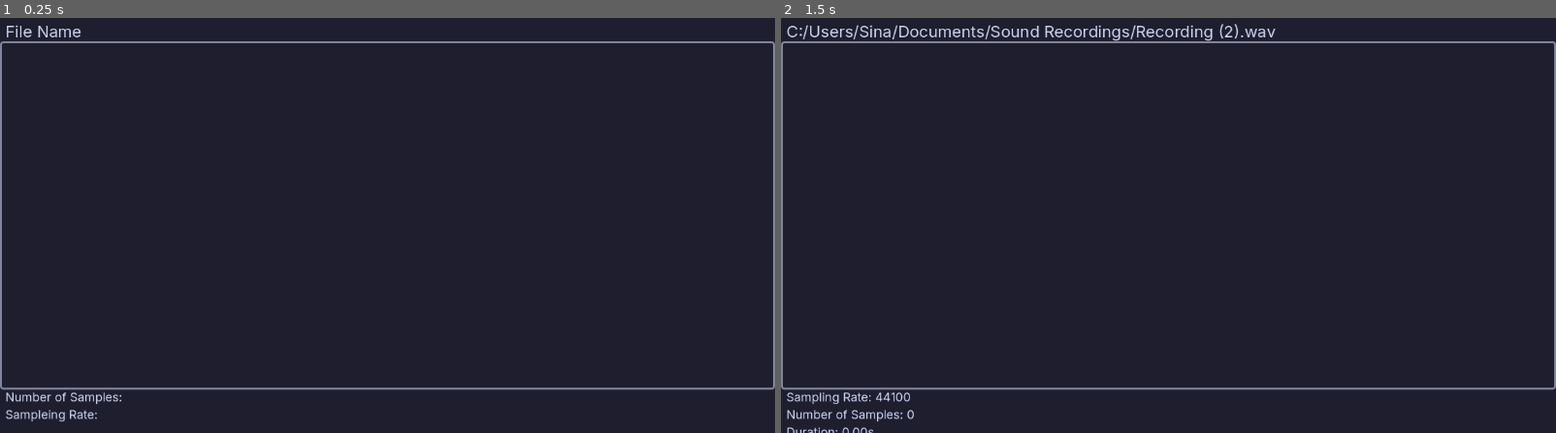
Above: before the commit, frames 1-2 (left to right).
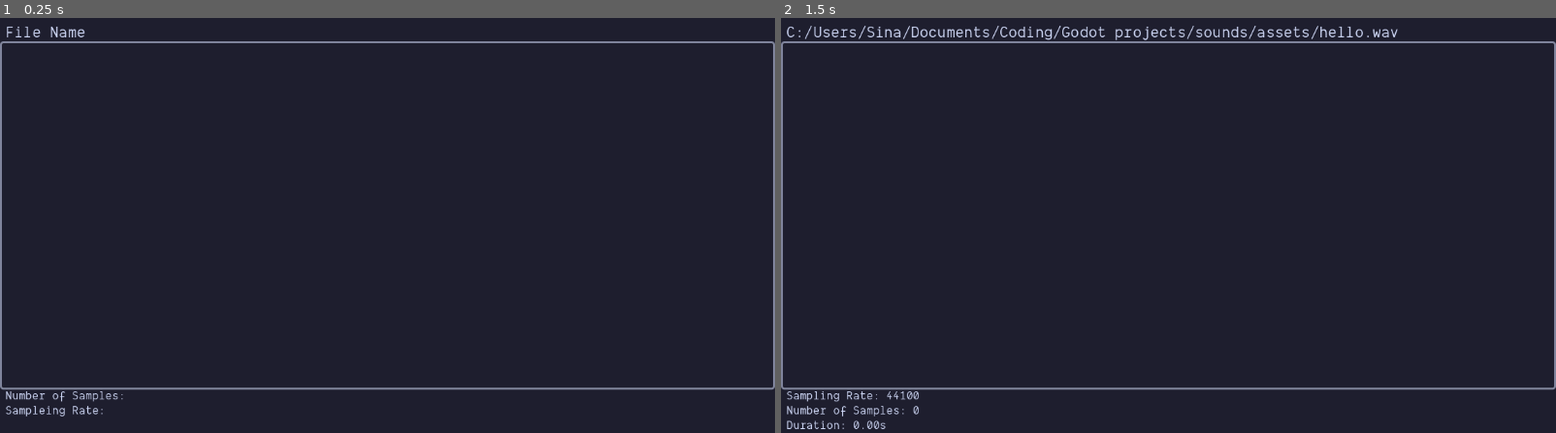
Above: after the commit, the same moments.

Repository: SinaMajdieh/sounds
Game: Godot game, scene res://visualization/audio-panel/audio_panel.tscn
Same seed, same stepped clock (60 frames per second), same inputs: the game is played once before the commit and once after it. Before the commit the project starts from res://audio_panel.tscn.
Inputs (mouse positions are in pixels of both pictures, inside the frame that each line leads up to):
- Up to frame 1 (0.25 s): no input
- Up to frame 2 (1.5 s): tap Enter at 0.5 s; move the mouse to (1339, 192) at 0.52 s; hold Shift 0.53-1.25 s; click (1339, 192) at 0.67 s; tap Space at 1.25 s; drag from (1013, 237) to (1129, 304) at 1.27 s

The runs differ from the first frame. In frame 1, 0.6% of the frame differs, in the area x 0-16%, y 1-98%; in frame 2, 1.9%, in the area x 0-80%, y 1-100%.
Error before the commit: Assertion failed. (res://audio_panel.gd:12)
Error after the commit: Assertion failed. (res://visualization/audio-panel/audio_panel.gd:12)

Commit message:
Add audio visualization and signal synthesis features
- Introduced new audio assets: hello.wav and icon.svg for UI representation.
- Implemented FrequencyData and SignalGen classes for managing frequency data and generating audio signals.
- Created UI components for frequency data tuning and audio waveform visualization.
- Developed WaveFormRenderer for drawing audio waveforms with customizable styles.
- Added audio panel to display waveform and audio information upon user input.
- Integrated signal synthesizer panel to manage multiple frequency data tuners and visualize synthesized signals.
- Enhanced scene structure with new .tscn files for better organization of UI elements.

Diff:
--- a/assets/default.tres
+++ b/assets/default.tres
@@ -1,4 +1,8 @@
 [gd_resource type="Theme" format=3 uid="uid://bboh3wm7pvhpn"]
 
+[ext_resource type="FontFile" uid="uid://kklcm00sk3nk" path="res://assets/fonts/Dank Mono/DankMono-Regular.ttf" id="1_c8gvj"]
+
 [resource]
+default_font = ExtResource("1_c8gvj")
+default_font_size = 20
 Label/colors/font_color = Color(0.8039216, 0.8392157, 0.95686275, 1)
--- /dev/null
+++ b/cos_signal_ui.gd
@@ -0,0 +1,14 @@
+extends Panel
+
+@export var frequency_data_ui: FrequencyDataTuner
+@export var wave_form_draw: WaveFormRenderer
+
+
+func _ready() -> void:
+	frequency_data_ui.frequency_data_changed.connect(_on_frequency_data_changed)
+	_on_frequency_data_changed(frequency_data_ui.frequency_data)
+
+
+func _on_frequency_data_changed(new_data: FrequencyData) -> void:
+	var samples: PackedFloat32Array = SignalGen.generate_signal([new_data], 16384, 0.1)
+	wave_form_draw.draw(samples)
--- a/project.godot
+++ b/project.godot
@@ -13,11 +13,17 @@
 config/name="Sounds"
 run/main_scene="uid://bgrll5wivihuk"
 config/features=PackedStringArray("4.6", "Forward Plus")
-config/icon="res://icon.svg"
+config/icon="res://assets/icon.svg"
 
 [editor_plugins]
 
 enabled=PackedStringArray("res://addons/gut/plugin.cfg")
+
+[file_customization]
+
+folder_colors={
+"res://visualization/": "green"
+}
 
 [gui]
 
@@ -31,4 +37,6 @@
 [rendering]
 
 rendering_device/driver.windows="d3d12"
+anti_aliasing/quality/msaa_2d=3
 environment/defaults/default_clear_color=Color(0.11764706, 0.11764706, 0.18039216, 1)
+anti_aliasing/quality/use_taa=true
--- /dev/null
+++ b/synthesizer/frequency_data.gd
@@ -0,0 +1,15 @@
+class_name FrequencyData extends Resource
+
+@export var frequency: float
+@export var amplitude: float
+@export var phase: float
+
+
+func _init(init_frequency:int, init_amplitude: float, init_phase: float) -> void:
+	frequency = init_frequency
+	amplitude = init_amplitude
+	phase = init_phase
+
+
+func _to_string() -> String:
+	return "Frequency: %f, Amplitude: %f, Phase: %f" % [frequency, amplitude, phase]
--- /dev/null
+++ b/synthesizer/signal_generation.gd
@@ -0,0 +1,18 @@
+class_name SignalGen
+
+static func generate_signal(
+    waves: Array[FrequencyData],
+    sample_rate: int,
+    duration: float
+) -> PackedFloat32Array:
+    var num_samples: int = int(sample_rate * duration)
+    var samples: PackedFloat32Array = PackedFloat32Array()
+    samples.resize(num_samples)
+
+    for i in num_samples:
+        var time: float = i / float(num_samples) * duration
+        for wave: FrequencyData in waves:
+            var angle: float = time * TAU * wave.frequency + wave.phase
+            samples[i] += cos(angle) * wave.amplitude
+
+    return samples
--- a/audio_panel.gd
+++ b/visualization/audio-panel/audio_panel.gd
@@ -1,6 +1,6 @@
 extends Control
 
-@export var wave_form_draw: WaveFormUI
+@export var wave_form_draw: WaveFormRenderer
 @export var audio_name_label: Label
 @export var audio_info_label: Label
 @export_global_file("*.wav") var wav_path: String
@@ -13,6 +13,7 @@
 	audio = WavReader.read(wav_file)
 	wav_file.close()
 
+
 func _display_audio() -> void:
 	wave_form_draw.animate_draw(audio.samples, 1.618)
 	audio_name_label.text = wav_path
@@ -22,6 +23,7 @@
 		audio.samples.size() / float(audio.sample_rate)
 	]
 
+
 func _input(event: InputEvent) -> void:
 	if event is InputEventKey and event.is_pressed():
 		if event.keycode == KEY_ENTER:
--- a/audio_panel.tscn
+++ b/visualization/audio-panel/audio_panel.tscn
@@ -1,8 +1,8 @@
 [gd_scene format=3 uid="uid://bgrll5wivihuk"]
 
-[ext_resource type="Script" uid="uid://02s6tc3wpxtb" path="res://audio_panel.gd" id="1_xb8ug"]
-[ext_resource type="Script" uid="uid://crrhwdgjkexbn" path="res://wav_form_container.gd" id="2_s8bhq"]
-[ext_resource type="Script" uid="uid://igy184lmmm8g" path="res://wave_form_ui.gd" id="3_lsasv"]
+[ext_resource type="Script" uid="uid://02s6tc3wpxtb" path="res://visualization/audio-panel/audio_panel.gd" id="1_xb8ug"]
+[ext_resource type="Script" uid="uid://crrhwdgjkexbn" path="res://visualization/waveform/waveform_view.gd" id="2_s8bhq"]
+[ext_resource type="Script" uid="uid://igy184lmmm8g" path="res://visualization/waveform/waveform_renderer.gd" id="3_lsasv"]
 
 [sub_resource type="StyleBoxFlat" id="StyleBoxFlat_hdcma"]
 bg_color = Color(0.6, 0.6, 0.6, 0)
@@ -26,10 +26,10 @@
 size_flags_horizontal = 3
 size_flags_vertical = 3
 script = ExtResource("1_xb8ug")
-wave_form_draw = NodePath("WaveFormUIPanel/WaveFormUI")
+wave_form_draw = NodePath("WaveFormView/WaveFormRenderer")
 audio_name_label = NodePath("Name")
 audio_info_label = NodePath("Info")
-wav_path = "C:/Users/Sina/Documents/Sound Recordings/Recording (2).wav"
+wav_path = "C:/Users/Sina/Documents/Coding/Godot projects/sounds/assets/hello.wav"
 
 [node name="Name" type="Label" parent="." unique_id=384419220]
 layout_mode = 1
@@ -51,7 +51,7 @@
 text = "Number of Samples:
 Sampleing Rate: "
 
-[node name="WaveFormUIPanel" type="Panel" parent="." unique_id=266088613 node_paths=PackedStringArray("wave_form_draw")]
+[node name="WaveFormView" type="Panel" parent="." unique_id=266088613 node_paths=PackedStringArray("wave_form_draw")]
 layout_mode = 1
 anchors_preset = -1
 anchor_top = 0.1
@@ -59,11 +59,11 @@
 anchor_bottom = 0.9
 theme_override_styles/panel = SubResource("StyleBoxFlat_hdcma")
 script = ExtResource("2_s8bhq")
-wave_form_draw = NodePath("WaveFormUI")
+wave_form_draw = NodePath("WaveFormRenderer")
 
-[node name="WaveFormUI" type="Node2D" parent="WaveFormUIPanel" unique_id=1398639188]
+[node name="WaveFormRenderer" type="Node2D" parent="WaveFormView" unique_id=1398639188]
 position = Vector2(0, -194.40001)
 script = ExtResource("3_lsasv")
-resolution = 400
-scale_height = true
+draw_style = 0
+normalize = true
 metadata/_custom_type_script = "uid://igy184lmmm8g"
--- /dev/null
+++ b/visualization/frequency-data-tuner/frequency_data_tuner.gd
@@ -0,0 +1,35 @@
+class_name FrequencyDataTuner extends PanelContainer
+
+signal frequency_data_changed(new_data: FrequencyData)
+
+@export_subgroup("Frequency Data")
+@export var frequency_spinbox: SpinBox
+@export var amplitude_spinbox: SpinBox
+@export var phase_spinbox: SpinBox
+
+var frequency_data: FrequencyData = FrequencyData.new(150, 10.0, 0)
+
+
+func _ready() -> void:
+	frequency_spinbox.value = frequency_data.frequency
+	amplitude_spinbox.value = frequency_data.amplitude
+	phase_spinbox.value = frequency_data.phase
+
+	frequency_spinbox.value_changed.connect(_on_frequency_changed)
+	amplitude_spinbox.value_changed.connect(_on_amplitude_changed)
+	phase_spinbox.value_changed.connect(_on_phase_changed)
+
+
+func _on_frequency_changed(value: float) -> void:
+	frequency_data.frequency = value
+	frequency_data_changed.emit(frequency_data)
+
+
+func _on_amplitude_changed(value: float) -> void:
+	frequency_data.amplitude = value
+	frequency_data_changed.emit(frequency_data)
+
+
+func _on_phase_changed(value: float) -> void:
+	frequency_data.phase = value
+	frequency_data_changed.emit(frequency_data)
--- /dev/null
+++ b/visualization/frequency-data-tuner/frequency_data_tuner.tscn
@@ -0,0 +1,72 @@
+[gd_scene format=3 uid="uid://drbta0k11828y"]
+
+[ext_resource type="Script" uid="uid://y8o81pjxk3ni" path="res://visualization/frequency-data-tuner/frequency_data_tuner.gd" id="1_dehqr"]
+
+[sub_resource type="StyleBoxFlat" id="StyleBoxFlat_hvgwx"]
+bg_color = Color(0.06666667, 0.06666667, 0.105882354, 1)
+border_width_left = 3
+border_width_top = 3
+border_width_right = 3
+border_width_bottom = 3
+border_color = Color(0.09411765, 0.09411765, 0.14509805, 1)
+
+[sub_resource type="Theme" id="Theme_hvgwx"]
+
+[node name="FrequencyDataTuner" type="PanelContainer" unique_id=646339270 node_paths=PackedStringArray("frequency_spinbox", "amplitude_spinbox", "phase_spinbox")]
+anchors_preset = 15
+anchor_right = 1.0
+anchor_bottom = 1.0
+grow_horizontal = 2
+grow_vertical = 2
+size_flags_horizontal = 3
+size_flags_vertical = 3
+theme_override_styles/panel = SubResource("StyleBoxFlat_hvgwx")
+script = ExtResource("1_dehqr")
+frequency_spinbox = NodePath("MarginContainer/SpinBoxes/Frequency")
+amplitude_spinbox = NodePath("MarginContainer/SpinBoxes/Amplitude")
+phase_spinbox = NodePath("MarginContainer/SpinBoxes/Phase")
+
+[node name="MarginContainer" type="MarginContainer" parent="." unique_id=1291082557]
+layout_mode = 2
+theme_override_constants/margin_left = 16
+theme_override_constants/margin_top = 16
+theme_override_constants/margin_right = 16
+theme_override_constants/margin_bottom = 16
+
+[node name="SpinBoxes" type="VBoxContainer" parent="MarginContainer" unique_id=2146417936]
+layout_mode = 2
+size_flags_horizontal = 3
+size_flags_vertical = 4
+
+[node name="Frequency" type="SpinBox" parent="MarginContainer/SpinBoxes" unique_id=1169402309]
+custom_minimum_size = Vector2(200, 0)
+layout_mode = 2
+size_flags_vertical = 3
+theme = SubResource("Theme_hvgwx")
+max_value = 100000.0
+value = 150.0
+allow_greater = true
+alignment = 1
+prefix = "Freaquency"
+suffix = "Hz"
+
+[node name="Amplitude" type="SpinBox" parent="MarginContainer/SpinBoxes" unique_id=1715981072]
+custom_minimum_size = Vector2(200, 0)
+layout_mode = 2
+size_flags_vertical = 3
+step = 0.1
+value = 1.0
+alignment = 1
+prefix = "Amplitude"
+
+[node name="Phase" type="SpinBox" parent="MarginContainer/SpinBoxes" unique_id=348518977]
+custom_minimum_size = Vector2(200, 0)
+layout_mode = 2
+size_flags_vertical = 3
+min_value = -1000.0
+max_value = 1000.0
+step = 0.01
+allow_greater = true
+allow_lesser = true
+alignment = 1
+prefix = "Phase"
--- /dev/null
+++ b/visualization/signal-synthesizer-panel/signal_synthesizer_panel.gd
@@ -0,0 +1,26 @@
+extends PanelContainer
+
+@export_subgroup("Signal Generation")
+@export var sampling_rate: int = 44100
+@export var duration: float = 0.1
+@export_subgroup("UI Elements")
+@export var waveform_draw: WaveFormRenderer
+@export var frequency_data_tuners: Array[FrequencyDataTuner] = []
+@export var sampling_rate_label: Label
+@export var duration_label: Label
+
+
+func _ready() -> void:
+	sampling_rate_label.text = "%d Hz" % sampling_rate
+	duration_label.text = "%.1f s" % duration
+	for frequency_data_ui in frequency_data_tuners:
+		frequency_data_ui.frequency_data_changed.connect(_on_frequency_data_changed)
+	_on_frequency_data_changed(null)
+
+
+func _on_frequency_data_changed(_new_data: FrequencyData) -> void:
+	var frequency_data_list: Array[FrequencyData] = []
+	for frequency_data_ui in frequency_data_tuners:
+		frequency_data_list.append(frequency_data_ui.frequency_data)
+	var samples: PackedFloat32Array = SignalGen.generate_signal(frequency_data_list, sampling_rate, duration)
+	waveform_draw.draw(samples)
--- /dev/null
+++ b/visualization/signal-synthesizer-panel/signal_synthesizer_panel.tscn
@@ -0,0 +1,145 @@
+[gd_scene format=3 uid="uid://bc2mpbmj4m41q"]
+
+[ext_resource type="Script" uid="uid://bhlq0j76ahk3o" path="res://visualization/signal-synthesizer-panel/signal_synthesizer_panel.gd" id="1_pu6af"]
+[ext_resource type="Script" uid="uid://crrhwdgjkexbn" path="res://visualization/waveform/waveform_view.gd" id="2_g1bt8"]
+[ext_resource type="Script" uid="uid://igy184lmmm8g" path="res://visualization/waveform/waveform_renderer.gd" id="3_omnk1"]
+[ext_resource type="PackedScene" uid="uid://c3eke133pfjam" path="res://visualization/signal-tuner-panel/signal_tuner_panel.tscn" id="4_3pwpp"]
+
+[sub_resource type="StyleBoxEmpty" id="StyleBoxEmpty_htvx8"]
+
+[sub_resource type="StyleBoxFlat" id="StyleBoxFlat_7xho1"]
+bg_color = Color(0.06666667, 0.06666667, 0.105882354, 1)
+border_width_left = 3
+border_width_top = 3
+border_width_right = 3
+border_width_bottom = 3
+border_color = Color(0.09411765, 0.09411765, 0.14509805, 1)
+
+[sub_resource type="StyleBoxFlat" id="StyleBoxFlat_5sq1a"]
+bg_color = Color(0.09411765, 0.09411765, 0.14509805, 1)
+border_width_left = 3
+border_width_top = 3
+border_width_right = 3
+border_width_bottom = 3
+border_color = Color(0.19215687, 0.19607843, 0.26666668, 1)
+
+[node name="CosSignalGroups" type="PanelContainer" unique_id=976307911 node_paths=PackedStringArray("waveform_draw", "frequency_data_tuners", "sampling_rate_label", "duration_label")]
+anchors_preset = 15
+anchor_right = 1.0
+anchor_bottom = 1.0
+grow_horizontal = 2
+grow_vertical = 2
+theme_override_styles/panel = SubResource("StyleBoxEmpty_htvx8")
+script = ExtResource("1_pu6af")
+waveform_draw = NodePath("SignalTunerPanels/SynthesizedPanel/Layout/WaveFormContainer/WaveFormUI")
+frequency_data_tuners = [NodePath("SignalTunerPanels/SignalTunerPanel1/MarginContainer/Layout/FrequencyDataTuner"), NodePath("SignalTunerPanels/SignalTunerPanel2/MarginContainer/Layout/FrequencyDataTuner"), NodePath("SignalTunerPanels/SignalTunerPanel3/MarginContainer/Layout/FrequencyDataTuner")]
+sampling_rate_label = NodePath("SignalTunerPanels/SynthesizedPanel/Layout/InfoPanel/Labels/SampleRate")
+duration_label = NodePath("SignalTunerPanels/SynthesizedPanel/Layout/InfoPanel/Labels/Duratuion")
+
+[node name="SignalTunerPanels" type="VBoxContainer" parent="." unique_id=1900180014]
+layout_mode = 2
+size_flags_vertical = 3
+size_flags_stretch_ratio = 2.0
+theme_override_constants/separation = 0
+
+[node name="SynthesizedPanel" type="MarginContainer" parent="SignalTunerPanels" unique_id=1909495582]
+layout_mode = 2
+size_flags_vertical = 3
+size_flags_stretch_ratio = 2.0
+theme_override_constants/margin_left = 20
+theme_override_constants/margin_top = 20
+theme_override_constants/margin_right = 20
+theme_override_constants/margin_bottom = 20
+
+[node name="Layout" type="HBoxContainer" parent="SignalTunerPanels/SynthesizedPanel" unique_id=132239220]
+layout_mode = 2
+size_flags_vertical = 3
+theme_override_constants/separation = 20
+
+[node name="InfoPanel" type="Panel" parent="SignalTunerPanels/SynthesizedPanel/Layout" unique_id=820957120]
+layout_mode = 2
+size_flags_horizontal = 3
+theme_override_styles/panel = SubResource("StyleBoxFlat_7xho1")
+
+[node name="Labels" type="VBoxContainer" parent="SignalTunerPanels/SynthesizedPanel/Layout/InfoPanel" unique_id=1176495930]
+layout_mode = 1
+anchors_preset = 14
+anchor_top = 0.5
+anchor_right = 1.0
+anchor_bottom = 0.5
+offset_top = -56.0
+offset_bottom = 56.0
+grow_horizontal = 2
+grow_vertical = 2
+
+[node name="SampleRateLabel" type="Label" parent="SignalTunerPanels/SynthesizedPanel/Layout/InfoPanel/Labels" unique_id=1157219023]
+layout_mode = 2
+text = "Sample Rate"
+horizontal_alignment = 1
+vertical_alignment = 1
+
+[node name="SampleRate" type="Label" parent="SignalTunerPanels/SynthesizedPanel/Layout/InfoPanel/Labels" unique_id=1020528579]
+layout_mode = 2
+text = "14600"
+horizontal_alignment = 1
+vertical_alignment = 1
+
+[node name="DurationLabel" type="Label" parent="SignalTunerPanels/SynthesizedPanel/Layout/InfoPanel/Labels" unique_id=1303387634]
+layout_mode = 2
+text = "Duration"
+horizontal_alignment = 1
+vertical_alignment = 1
+
+[node name="Duratuion" type="Label" parent="SignalTunerPanels/SynthesizedPanel/Layout/InfoPanel/Labels" unique_id=1403070134]
+layout_mode = 2
+text = "14600"
+horizontal_alignment = 1
+vertical_alignment = 1
+
+[node name="WaveFormContainer" type="Panel" parent="SignalTunerPanels/SynthesizedPanel/Layout" unique_id=127050014 node_paths=PackedStringArray("wave_form_draw")]
+clip_contents = true
+layout_mode = 2
+size_flags_horizontal = 3
+size_flags_stretch_ratio = 5.0
+theme_override_styles/panel = SubResource("StyleBoxFlat_5sq1a")
+script = ExtResource("2_g1bt8")
+wave_form_draw = NodePath("WaveFormUI")
+margin = Dictionary[String, float]({
+"bottom": 12.0,
+"left": 3.0,
+"right": 3.0,
+"top": 12.0
+})
+
+[node name="WaveFormUI" type="Node2D" parent="SignalTunerPanels/SynthesizedPanel/Layout/WaveFormContainer" unique_id=1644153981]
+script = ExtResource("3_omnk1")
+draw_style = 0
+normalize = true
+color = Color(0.7058824, 0.74509805, 0.99607843, 1)
+line_width = 4.0
+metadata/_custom_type_script = "uid://igy184lmmm8g"
+
+[node name="SignalTunerPanel1" parent="SignalTunerPanels" unique_id=204177025 instance=ExtResource("4_3pwpp")]
+clip_contents = true
+layout_mode = 2
+size_flags_vertical = 3
+
+[node name="WaveFormRenderer" parent="SignalTunerPanels/SignalTunerPanel1/MarginContainer/Layout/WaveFormView" parent_id_path=PackedInt32Array(204177025, 96683617) index="0" unique_id=2139652097]
+color = Color(0.5372549, 0.7058824, 0.98039216, 1)
+
+[node name="SignalTunerPanel2" parent="SignalTunerPanels" unique_id=144055243 instance=ExtResource("4_3pwpp")]
+clip_contents = true
+layout_mode = 2
+size_flags_vertical = 3
+
+[node name="SignalTunerPanel3" parent="SignalTunerPanels" unique_id=687009643 instance=ExtResource("4_3pwpp")]
+clip_contents = true
+layout_mode = 2
+size_flags_vertical = 3
+
+[node name="WaveFormRenderer" parent="SignalTunerPanels/SignalTunerPanel3/MarginContainer/Layout/WaveFormView" parent_id_path=PackedInt32Array(687009643, 96683617) index="0" unique_id=2139652097]
+color = Color(0.9529412, 0.54509807, 0.65882355, 1)
+
+[editable path="SignalTunerPanels/SignalTunerPanel1"]
+[editable path="SignalTunerPanels/SignalTunerPanel2"]
+[editable path="SignalTunerPanels/SignalTunerPanel3"]
--- /dev/null
+++ b/visualization/signal-tuner-panel/signal_tuner_panel.gd
@@ -0,0 +1,14 @@
+extends Panel
+
+@export var frequency_data_ui: FrequencyDataTuner
+@export var wave_form_draw: WaveFormRenderer
+
+
+func _ready() -> void:
+	frequency_data_ui.frequency_data_changed.connect(_on_frequency_data_changed)
+	_on_frequency_data_changed(frequency_data_ui.frequency_data)
+
+
+func _on_frequency_data_changed(new_data: FrequencyData) -> void:
+	var samples: PackedFloat32Array = SignalGen.generate_signal([new_data], 16384, 0.1)
+	wave_form_draw.draw(samples)
--- /dev/null
+++ b/visualization/signal-tuner-panel/signal_tuner_panel.tscn
@@ -0,0 +1,66 @@
+[gd_scene format=3 uid="uid://c3eke133pfjam"]
+
+[ext_resource type="Script" uid="uid://cwj7sxr7f6ati" path="res://visualization/signal-tuner-panel/signal_tuner_panel.gd" id="1_2s88k"]
+[ext_resource type="PackedScene" uid="uid://drbta0k11828y" path="res://visualization/frequency-data-tuner/frequency_data_tuner.tscn" id="1_x5ub1"]
+[ext_resource type="Script" uid="uid://crrhwdgjkexbn" path="res://visualization/waveform/waveform_view.gd" id="2_xnyad"]
+[ext_resource type="Script" uid="uid://igy184lmmm8g" path="res://visualization/waveform/waveform_renderer.gd" id="3_5sq1a"]
+
+[sub_resource type="StyleBoxEmpty" id="StyleBoxEmpty_2s88k"]
+
+[sub_resource type="StyleBoxFlat" id="StyleBoxFlat_5sq1a"]
+bg_color = Color(0.09411765, 0.09411765, 0.14509805, 1)
+border_width_left = 3
+border_width_top = 3
+border_width_right = 3
+border_width_bottom = 3
+border_color = Color(0.19215687, 0.19607843, 0.26666668, 1)
+
+[node name="SignalTunerPanel" type="Panel" unique_id=204177025 node_paths=PackedStringArray("frequency_data_ui", "wave_form_draw")]
+anchors_preset = 15
+anchor_right = 1.0
+anchor_bottom = 1.0
+grow_horizontal = 2
+grow_vertical = 2
+theme_override_styles/panel = SubResource("StyleBoxEmpty_2s88k")
+script = ExtResource("1_2s88k")
+frequency_data_ui = NodePath("MarginContainer/Layout/FrequencyDataTuner")
+wave_form_draw = NodePath("MarginContainer/Layout/WaveFormView/WaveFormRenderer")
+
+[node name="MarginContainer" type="MarginContainer" parent="." unique_id=1194986185]
+layout_mode = 1
+anchors_preset = 15
+anchor_right = 1.0
+anchor_bottom = 1.0
+grow_horizontal = 2
+grow_vertical = 2
+theme_override_constants/margin_left = 20
+theme_override_constants/margin_top = 20
+theme_override_constants/margin_right = 20
+theme_override_constants/margin_bottom = 20
+
+[node name="Layout" type="HBoxContainer" parent="MarginContainer" unique_id=2028982350]
+layout_mode = 2
+theme_override_constants/separation = 20
+
+[node name="FrequencyDataTuner" parent="MarginContainer/Layout" unique_id=646339270 instance=ExtResource("1_x5ub1")]
+layout_mode = 2
+
+[node name="WaveFormView" type="Panel" parent="MarginContainer/Layout" unique_id=96683617 node_paths=PackedStringArray("wave_form_draw")]
+clip_contents = true
+layout_mode = 2
+size_flags_horizontal = 3
+size_flags_stretch_ratio = 5.0
+theme_override_styles/panel = SubResource("StyleBoxFlat_5sq1a")
+script = ExtResource("2_xnyad")
+wave_form_draw = NodePath("WaveFormRenderer")
+margin = Dictionary[String, float]({
+"bottom": 12.0,
+"left": 3.0,
+"right": 3.0,
+"top": 12.0
+})
+
+[node name="WaveFormRenderer" type="Node2D" parent="MarginContainer/Layout/WaveFormView" unique_id=2139652097]
+script = ExtResource("3_5sq1a")
+draw_style = 0
+metadata/_custom_type_script = "uid://igy184lmmm8g"
--- a/wave_form_ui.gd
+++ b/visualization/waveform/waveform_renderer.gd
@@ -1,4 +1,4 @@
-class_name WaveFormUI
+class_name WaveFormRenderer
 extends Node2D
 
 enum DrawStyle {
@@ -8,7 +8,7 @@
 
 @export var resolution: int = 1
 @export var draw_style: DrawStyle = DrawStyle.BARS
-@export var scale_height: bool = false
+@export var normalize: bool = false
 @export var color: Color = Color("a6e3a1")
 @export var line_width: float = 2.0
 @export var transition: Tween.TransitionType = Tween.TRANS_SINE
@@ -44,9 +44,8 @@
 func set_samples(samples: PackedFloat32Array) -> void:
 	_samples = samples
 	_num_samples = ceili(samples.size() / float(resolution))
-	print("Number of samples: %d" % _num_samples)
 	_max_amplitude = max.callv(samples)
-	if _max_amplitude == 0.0 or not scale_height:
+	if _max_amplitude == 0.0:
 		_max_amplitude = 1.0
 
 
@@ -101,7 +100,9 @@
 	for i: int in range(0, num_visible_samples):
 		var sample_index: int = i * resolution
 		var x: float = float(i) / float(_num_samples - 1) * _width
-		var amplitude: float = abs(_samples[sample_index]) / _max_amplitude * _center_y
+		var amplitude: float = abs(_samples[sample_index])
+		if normalize and _max_amplitude != 0.0:
+			amplitude = (amplitude / _max_amplitude) * _center_y
 
 		points[i * 2] = Vector2(x, _center_y + amplitude)
 		points[i * 2 + 1] = Vector2(x, _center_y - amplitude)
@@ -118,10 +119,15 @@
 	var points: PackedVector2Array = PackedVector2Array()
 	points.resize(num_visible_samples)
 
-	for i: int in range(0, num_visible_samples):
+	for i: int in range(num_visible_samples):
 		var sample_index: int = i * resolution
 		var x: float = float(i) / float(_num_samples - 1) * _width
-		var y: float = _center_y - (_samples[sample_index] / _max_amplitude) * _center_y
+		var y: float = _samples[sample_index]
+
+		if normalize and _max_amplitude != 0.0:
+			y = (y / _max_amplitude) * _center_y
+
+		y = _center_y - y
 		points[i] = Vector2(x, y)
 
 	draw_polyline(points, color, line_width)
--- /dev/null
+++ b/visualization/waveform/waveform_view.gd
@@ -0,0 +1,20 @@
+class_name WaveFormView extends Control
+
+@export var wave_form_draw: WaveFormRenderer
+@export_subgroup("Margin")
+@export var margin: Dictionary[String, float] = {
+	top = 3.0,
+	right = 3.0,
+	bottom = 3.0,
+	left = 3.0
+}
+
+func _ready() -> void:
+	wave_form_draw.set_display(size.x - margin.left - margin.right, size.y - margin.top - margin.bottom)
+	wave_form_draw.global_position = global_position + Vector2(margin.left, margin.top)
+	resized.connect(_on_resized)
+
+
+func _on_resized() -> void:
+	wave_form_draw.set_display(size.x - margin.left - margin.right, size.y - margin.top - margin.bottom)
+	wave_form_draw.global_position = global_position + Vector2(margin.left, margin.top)
--- a/wav_form_container.gd
+++ /dev/null
@@ -1,12 +0,0 @@
-extends Control
-
-@export var wave_form_draw: WaveFormUI
-
-func _ready() -> void:
-	wave_form_draw.set_display(size.x, size.y)
-	wave_form_draw.global_position = global_position
-	resized.connect(_on_resized)
-
-
-func _on_resized() -> void:
-	wave_form_draw.set_display(size.x, size.y)
Binary file added: assets/fonts/Dank Mono/DankMono-Italic.ttf
Not shown, added: assets/fonts/Dank Mono/DankMono-Italic.ttf.import
Binary file added: assets/fonts/Dank Mono/DankMono-Regular.ttf
Not shown, changed: assets/fonts/Dank Mono/DankMono-Regular.ttf.import
Renamed: assets/fonts/Inter-Italic-VariableFont_opsz,wght.ttf -> assets/fonts/Inter/Inter-Italic-VariableFont_opsz,wght.ttf
Not shown, changed: assets/fonts/Inter/Inter-Italic-VariableFont_opsz,wght.ttf.import
Renamed: assets/fonts/Inter-VariableFont_opsz,wght.ttf -> assets/fonts/Inter/Inter-VariableFont_opsz,wght.ttf
Not shown, added: assets/fonts/Inter/Inter-VariableFont_opsz,wght.ttf.import
Not shown, changed: assets/hello.wav.import
Renamed: icon.svg -> assets/icon.svg
Not shown, changed: assets/icon.svg.import
Not shown, added: cos_signal_ui.gd.uid
(and 9 more such lines)
